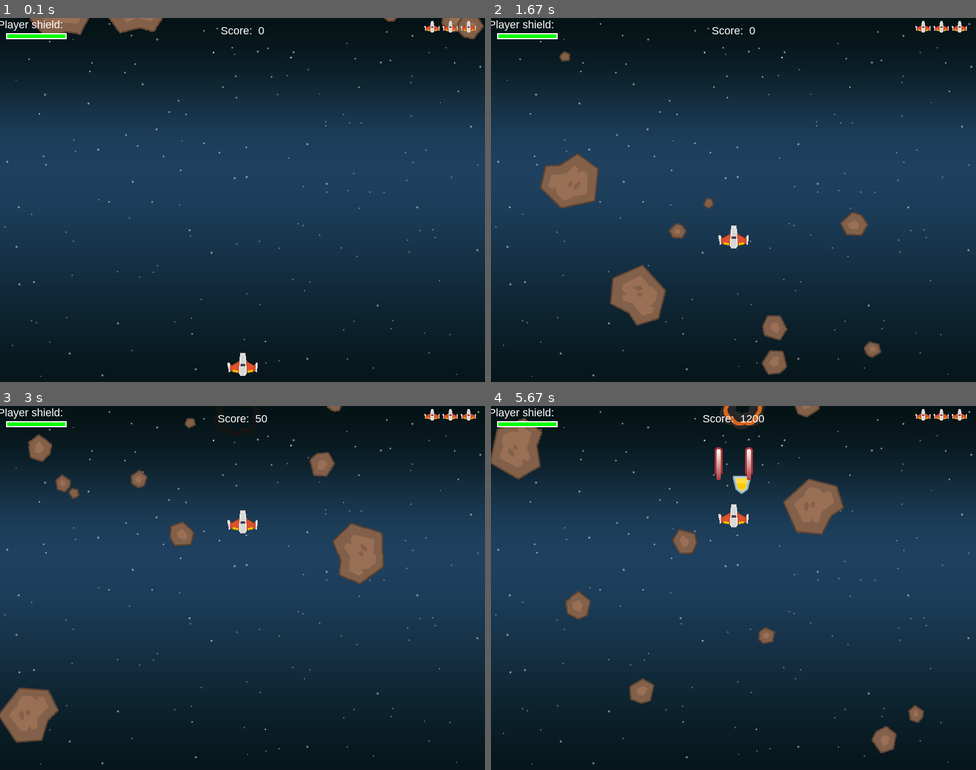
Above: before the commit, frames 1-4 (two rows, left to right).
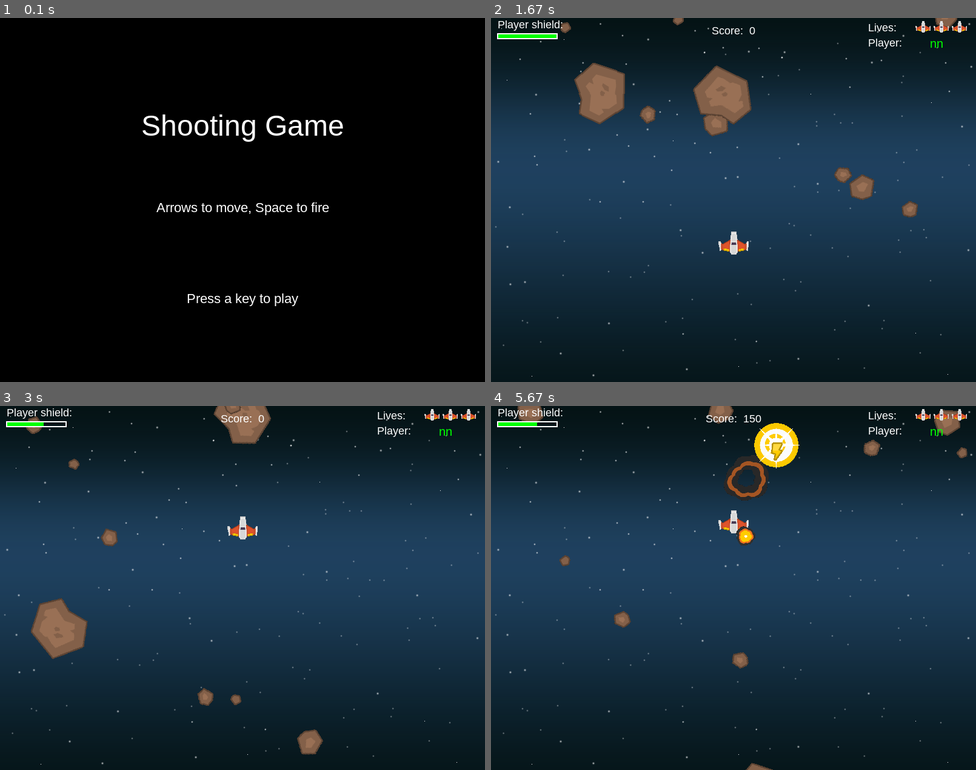
Above: after the commit, the same moments.

Repository: LongKelvin/Pygame_ShootingGame
Game: pygame game, started from main.py
Two runs of this game, one before a commit and one after it. Both use one fixed random seed, a clock stepped at 60 frames per second and the inputs below.
Inputs:
- Up to frame 1 (0.1 s): no input
- Up to frame 2 (1.67 s): type "ann" at 0.33 s; tap Enter at 0.67 s; hold P 0.88-1.35 s; hold W 0.88-1.35 s; hold Enter from 1.43 s (still down); hold W from 1.43 s (still down)
- Up to frame 3 (3 s): release Enter at 1.9 s; release W at 1.9 s; tap Space at 1.98 s; hold W 2.32-2.78 s; hold S from 2.87 s (still down)
- Up to frame 4 (5.67 s): release S at 3.17 s; hold W 3.2-3.57 s; tap Space at 3.27, 3.67, 4.07, 4.4, 4.73, 5.13, 5.53 s; hold S 3.6-3.97 s; hold W 4-4.3 s; hold S 4.33-4.63 s; hold W 4.67-5.03 s; hold S 5.07-5.43 s; hold W from 5.47 s (still down)

The runs differ from the first frame. In frame 1, 97% of the frame differs, in the area x 0-100%, y 0-100%; in frame 2, 8.0%; in frame 3, 7.3%; in frame 4, 7.9%.

Commit message:
update pause menu

Diff:
--- /dev/null
+++ b/game_data/game_new_data_1.txt
@@ -0,0 +1,3 @@
+2
+150
+50
--- a/main.py
+++ b/main.py
@@ -18,6 +18,11 @@
         self.running = True
         self.font_name = pygame.font.match_font(FONTNAME)
         self.load_data()
+        self.player_name = 'player 1'
+        self.pause = False
+        self.score = 0
+        self.player = None
+        self.playing = False
 
     def load_data(self):
         # load background image
@@ -84,17 +89,20 @@
         # Game loop
         # Check background music
         self.playing = True
+        self.pause = False
         while self.playing:
+
             self.clock.tick(FPS)
             self.events()
-            self.update()
-            self.draw()
+            if not self.pause:
+                self.update()
+                self.draw()
 
     def update(self):
-
         # Game loop sprites update
         global death_explosion
         self.all_sprites.update()
+
         # hit mob ...
         # check to see if a bullet hit a mob
         hits = pygame.sprite.groupcollide(self.mobs, self.bullets, True, True)
@@ -136,14 +144,14 @@
                 self.powerup_shield_sound.play()
                 if self.player.shield >= 100:
                     self.player.shield = 100
-                for mob in self.mobs:
-                    mob.kill()
-                    expl = Explosion(hit.rect.center, 'lg')
-                    self.all_sprites.add(expl)
-
-                self.score += 1000
-                for index in range(10):
-                    self.newmob()
+                # for mob in self.mobs:
+                #     mob.kill()
+                #     expl = Explosion(hit.rect.center, 'lg')
+                #     self.all_sprites.add(expl)
+                #
+                # self.score += 1000
+                # for index in range(10):
+                #     self.newmob()
 
             elif hit.type == 'gun':
                 self.player.powerup()
@@ -164,6 +172,9 @@
             if event.type == pygame.KEYDOWN:
                 if event.key == pygame.K_SPACE:
                     self.player.shoot()
+            if event.type == pygame.KEYUP:
+                if event.key == pygame.K_p:
+                    self.show_pause_screen()
 
     def draw(self):
         # Game Loop - draw
@@ -171,9 +182,12 @@
         self.screen.blit(self.background, self.background_rect)
         self.all_sprites.draw(self.screen)
         self.draw_text("Score:  " + str(self.score), 18, WHITE, WIDTH / 2, 10)
-        self.draw_text("Player shield:  ", 18, WHITE, 55, 0)
+        self.draw_text("Player shield:  ", 18, WHITE, 70, 0)
+        self.draw_text("Lives:  ", 18, WHITE, WIDTH - 150, 5)
         self.draw_shield_bar(10, 25, self.player.shield)
         self.draw_lives(WIDTH - 100, 5, self.player.lives, self.player_mini_img)
+        self.draw_text("Player:  ", 18, WHITE, WIDTH - 145, 30)
+        self.draw_text(self.player_name, 20, GREEN, WIDTH - 65, 30)
         # draw buffer
         pygame.display.flip()
 
@@ -215,6 +229,50 @@
         self.wait_for_key()
         pygame.mixer.music.fadeout(500)
 
+    def show_pause_screen(self):
+        self.play_intro_music()
+        if not self.running:
+            return
+        self.screen.fill(BLACK)
+        self.draw_text("PAUSE GAME!", 48, WHITE, WIDTH / 2, HEIGHT / 4)
+        self.draw_text("Score: " + str(self.score), 22, WHITE, WIDTH / 2, HEIGHT / 2 - 20)
+        self.draw_text("Press   'N'      to play new game", 22, WHITE, WIDTH / 2, HEIGHT / 2 + 45)
+        self.draw_text("Press   'L'      to load previous game", 22, WHITE, WIDTH / 2, HEIGHT / 2 + 70)
+        self.draw_text("Press   'S'      to save game state", 22, WHITE, WIDTH / 2, HEIGHT / 2 + 90)
+        self.draw_text("Press   'Enter'  to resume", 22, WHITE, WIDTH / 2, HEIGHT / 2 + 110)
+
+        pygame.display.flip()
+        # handle key press
+        waiting = True
+        while waiting:
+            pygame.init()
+            for event in pygame.event.get():
+                self.clock.tick(FPS)
+                if event.type == pygame.QUIT:
+                    pygame.quit()
+                elif event.type == pygame.KEYDOWN:
+                    if event.key == pygame.K_RETURN:
+                        # self.pause = False
+                        print('resume to game')
+                        waiting = False
+                    elif event.key == pygame.K_n:
+                        self.new()
+                        print('play new game')
+                        waiting = False
+                        # self.pause = False
+                    elif event.key == pygame.K_l:
+                        print("load game from file")
+                        waiting = False
+                        # self.pause = False
+                    elif event.key == pygame.K_s:
+                        # data = [self.player.lives, self.score, self.player.shield]
+                        data = ['2', str(self.score), '50']
+                        self.save_game_data(path.join(game_data_dir, 'game_new_data_1.txt'), data)
+                        print("save game to " + str(path))
+                        waiting = False
+                        # self.pause = False
+        pygame.mixer.music.fadeout(500)
+
     # draw text
     def draw_text(self, text, size, color, x, y):
         font = pygame.font.Font(self.font_name, size)
@@ -252,13 +310,57 @@
         for data in g_data:
             save_file.write(data + '\n')
 
+    def input_text(self, size, type_input=0):
+        # type is define to get type of text
+        # example for player_name input or game_save_ file name
+        font = pygame.font.Font(self.font_name, size)
+        text = ''
+        self.pause = True
+        self.playing = False
+        if not self.running:
+            return
+        while self.pause:
+            for event in pygame.event.get():
+                if event.type == pygame.QUIT:
+                    pygame.quit()
+                elif event.type == pygame.KEYDOWN:
+                    if event.key == pygame.K_RETURN:
+                        print("User input: " + text)
+                        # self.new()
+                        self.player_name = text
+                        text = ''
+                        self.pause = False
+                        self.playing = True
+
+                    elif event.key == pygame.K_BACKSPACE:
+                        text = text[:-1]
+                    else:
+                        if len(text) <= 8:
+                            text += event.unicode
+
+            self.screen.fill(BLACK)
+            # txt_surface = font.render(text, True, GREEN)
+            # self.screen.blit(txt_surface, (WIDTH / 4, HEIGHT / 2))
+            if type_input == 0:
+                self.draw_text("Enter Player Name: ", 24, WHITE, WIDTH / 4, HEIGHT / 4)
+            else:
+                self.draw_text("Enter File Name: ", 24, WHITE, WIDTH / 4, HEIGHT / 4)
+            self.draw_text(text, 24, GREEN, WIDTH / 2, HEIGHT / 4)
+
+            pygame.display.flip()
+            self.clock.tick(FPS)
+
 
 game = Game()
-# game.show_start_screen()
+
+game.show_start_screen()
+game.input_text(24)
+
 while game.running:
     # game.load_game_from_file(path.join(game_data_dir, 'game_data.txt'))
     # data = ['1', '200', '50']
     # game.save_game_data(path.join(game_data_dir, 'game_new_data.txt'),data)
+    # game.input_text(40)
     game.new()
     game.show_go_screen()
 
--- a/settings.py
+++ b/settings.py
@@ -20,7 +20,8 @@
 GAME_TITLE = 'Shooting Game'
 # font for game
 # font_name = pygame.font.SysFont(None, 20)
-FONTNAME = "arial"
+# FONTNAME = "arial"
+FONTNAME = "bahnschrift"
 
 # set up assets folders
 img_dir = path.join(path.dirname(__file__), 'img')
